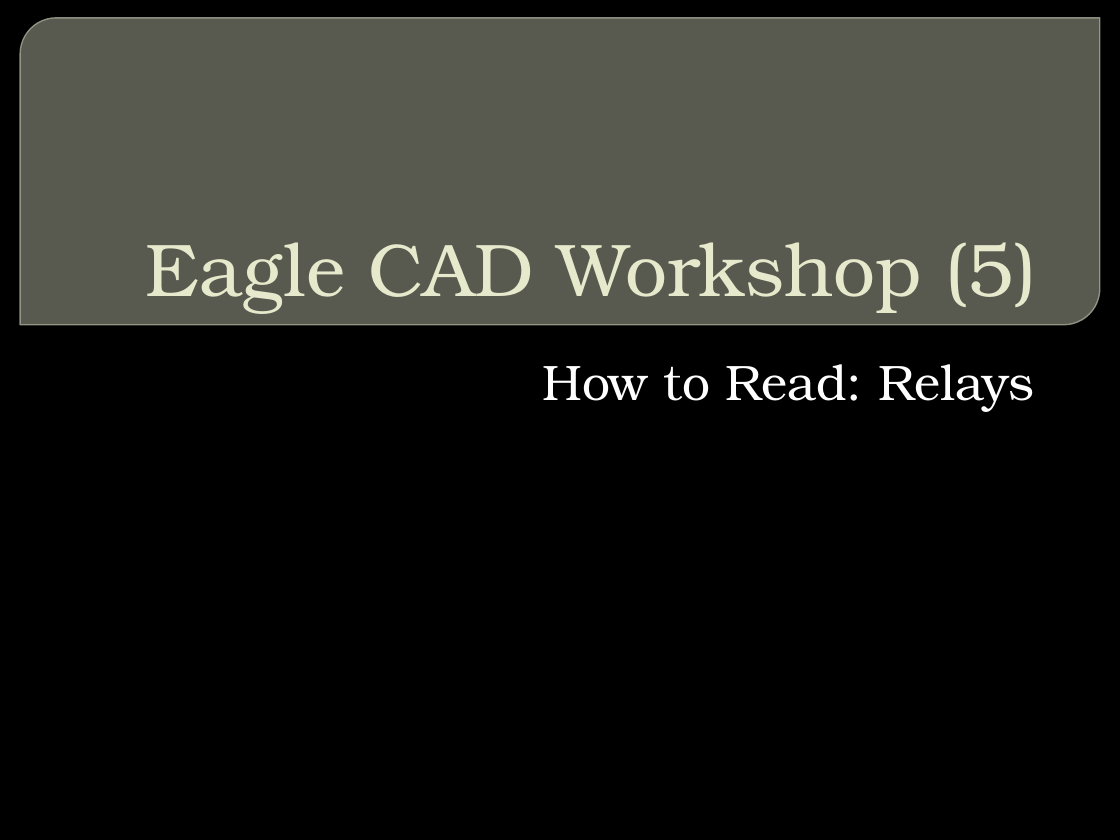
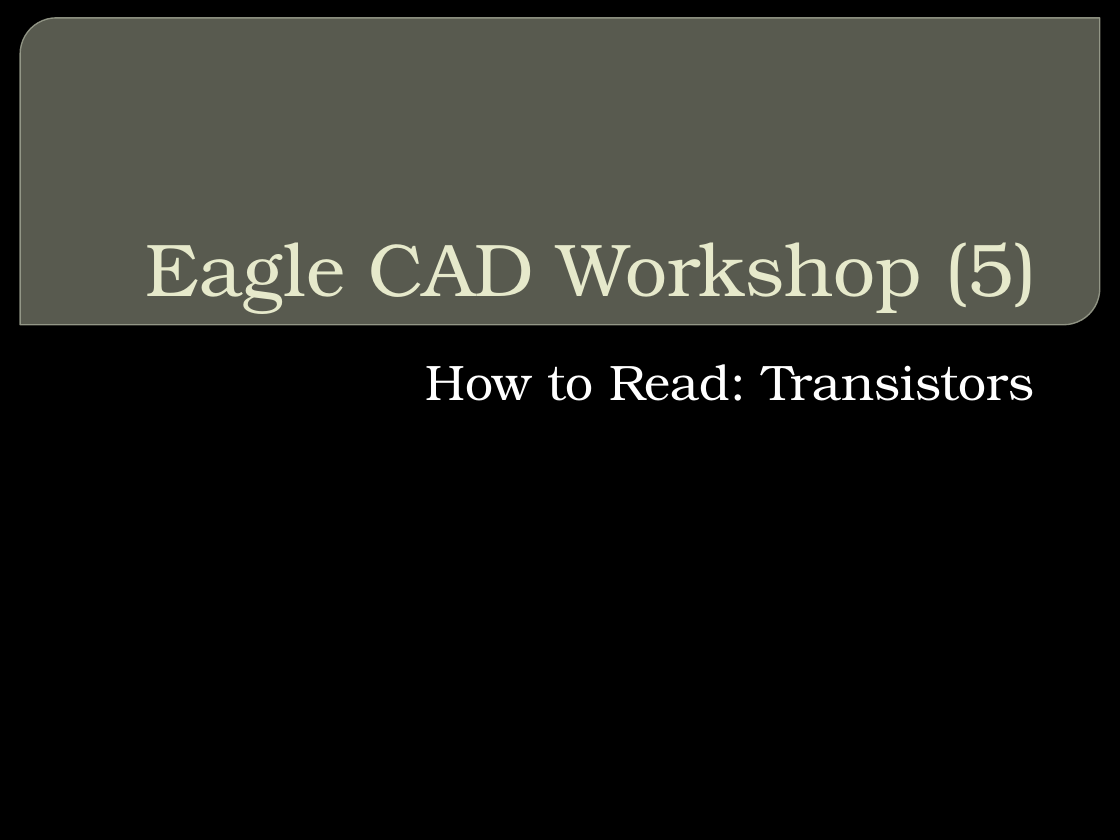
Before and after one commit to CSPon/Workshop_Materials, a slide deck: slide 1 of Workshop_Slides/Eagle CAD/Eagle CAD Workshop (5).pptx. Drawn at 1120x840 pixels with LibreOffice and Linux fonts; fonts in the diff are those of the drawing; background and template pictures are left out. Boxes give left, top, right and bottom in pixels: in the first picture for what was removed or moved away, otherwise in the second. Text is boxed around its words. In the diff, an @@ line names an element or a change of style, - is before the commit and + after.

```diff
--- a/Workshop_Slides/Eagle CAD/Eagle CAD Workshop (5).pptx
+++ b/Workshop_Slides/Eagle CAD/Eagle CAD Workshop (5).pptx
@@ subtitle at (426, 364, 1034, 401): text changed @@
-How to Read: Relays
+How to Read: Transistors
```
Also in this commit, not shown: 8 slides added, 4 slides removed, 4 other files.
